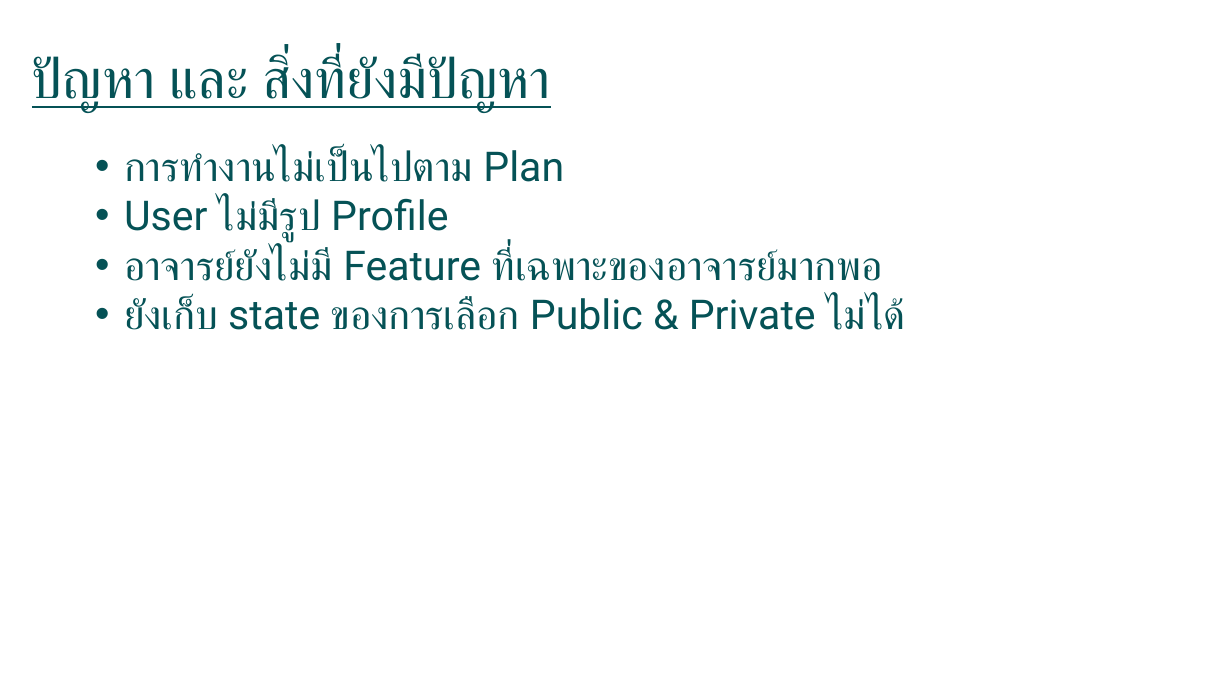
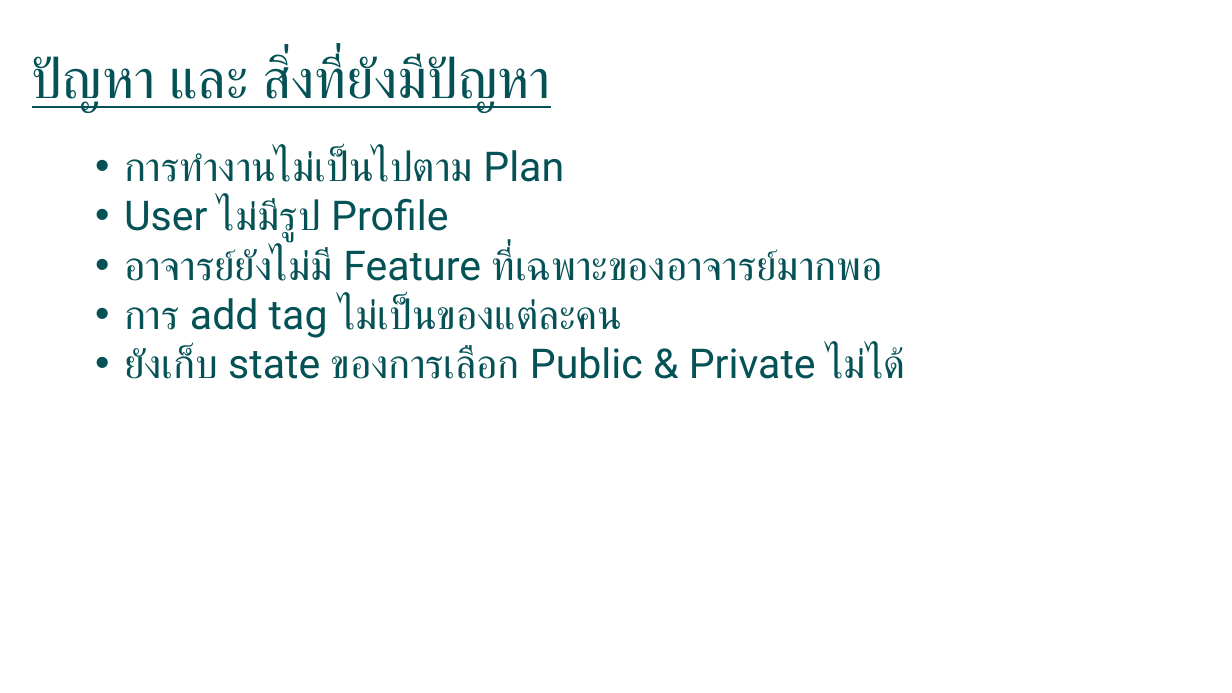
Before and after one commit to PonMorin/SofDev2_ProfileProject, a slide deck: slide 20 of progressSlide/present_ProfileProject.pptx. Drawn at 1232x693 pixels with LibreOffice and Linux fonts; fonts in the diff are those of the drawing. Boxes give left, top, right and bottom in pixels: in the first picture for what was removed or moved away, otherwise in the second. Text is boxed around its words. In the diff, an @@ line names an element or a change of style, - is before the commit and + after.

Commit message:
change details in slide

```diff
--- a/progressSlide/present_ProfileProject.pptx
+++ b/progressSlide/present_ProfileProject.pptx
@@ text at [124,297,622,338]: paragraph added @@
+• การ add tag ไม่เป็นของแต่ละคน
```
